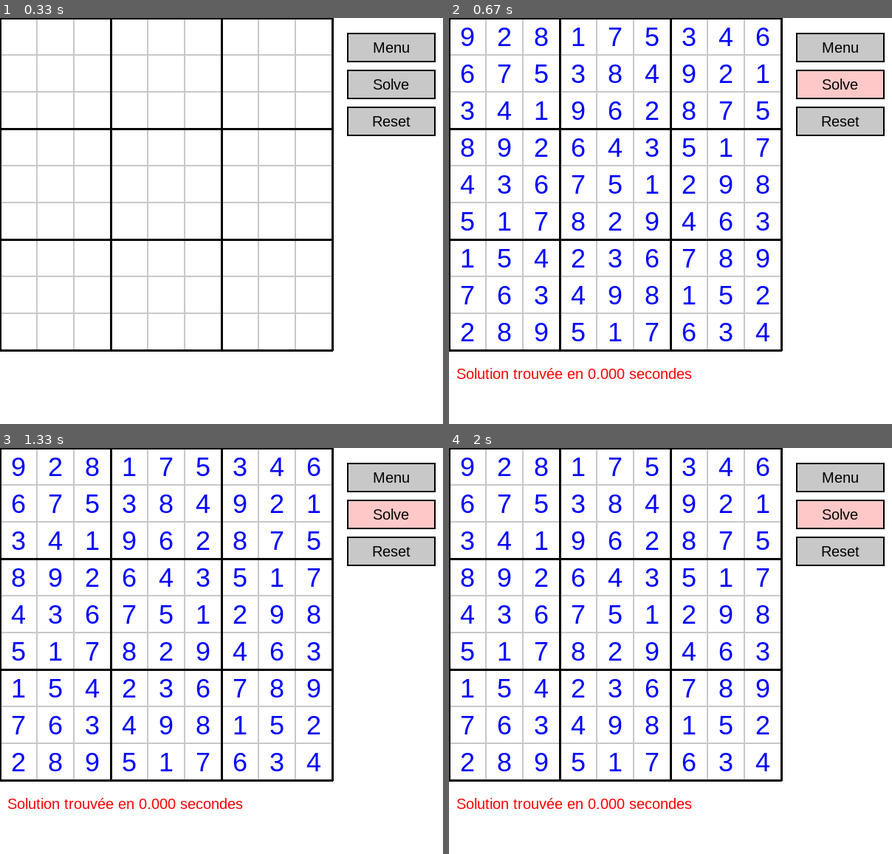
Above: before the commit, frames 1-4 (two rows, left to right).
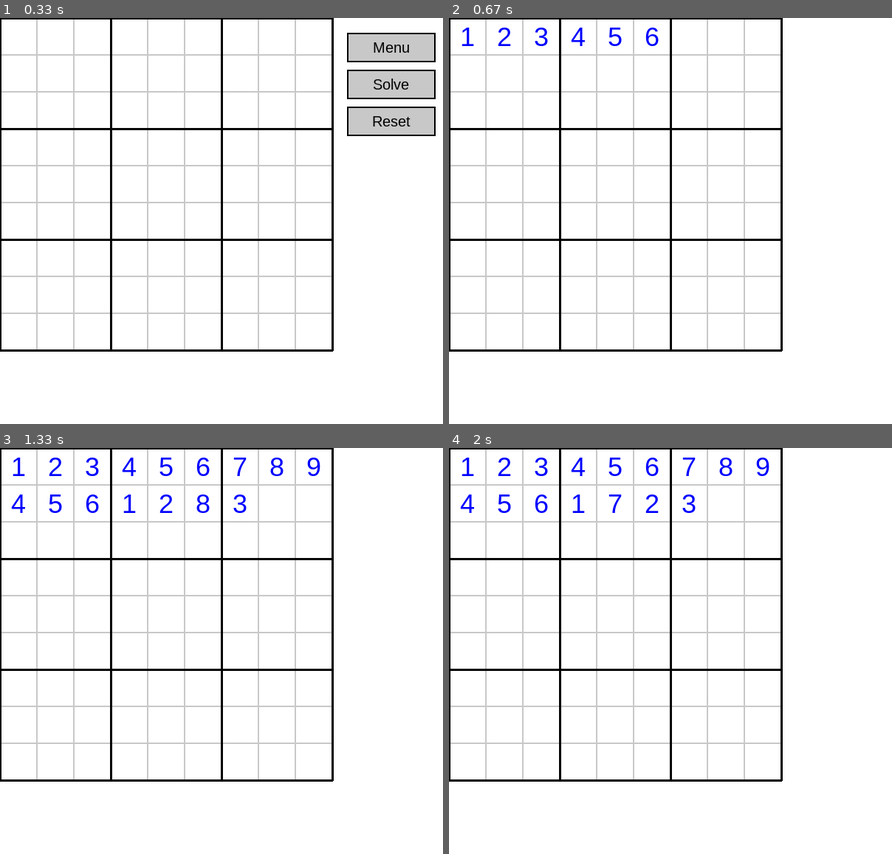
Above: after the commit, the same moments.

Repository: mohammed-zelmati/sudoku-solver
Game: pygame game, started from main.py
The game is run twice, just before and just after one commit, with the same random seed, the same clock (stepped at 60 frames per second) and the same inputs.
Inputs:
- Up to frame 1 (0.33 s): no input
- Up to frame 2 (0.67 s): click "Solve" at 0.38 s
- Up to frame 3 (1.33 s): no input
- Up to frame 4 (2 s): no input

Frame 1 is identical in both runs. In frame 2, 9.9% of the frame differs, in the area x 1-99%, y 2-89%; in frame 3, 9.9%; in frame 4, 10%.

Commit message:
Modified files : main.py and sudoku.py

Diff:
--- a/main.py
+++ b/main.py
@@ -23,6 +23,34 @@
             "expert": pygame.Rect(470, 270, 120, 40)
         }
         self.show_menu = False
+
+    def handle_mouse(self, pos: Tuple[int, int]) -> None:
+        if pos[0] < 450 and pos[1] < 450:
+            self.sudoku.handle_click(pos)
+            self.show_menu = False
+            return
+        if self.buttons["menu"].collidepoint(pos):
+            self.show_menu = not self.show_menu
+        elif self.buttons["solve"].collidepoint(pos) and not self.show_menu:
+            start_time = time.time()
+            # Utilisation de la visualisation dans la résolution
+            if self.sudoku.solve_backtracking(self.sudoku.grid, visualize=True):
+                end_time = time.time()
+                elapsed_time = end_time - start_time
+                self.sudoku.show_message(f"Solution trouvée en {elapsed_time:.3f} secondes")
+            else:
+                self.sudoku.show_message("Aucune solution !")
+        elif self.buttons["reset"].collidepoint(pos) and not self.show_menu:
+            self.sudoku.reset_grid()
+            self.sudoku.show_message("Grille réinitialisée")
+
+        if self.show_menu:
+            for level, rect in self.menu_buttons.items():
+                if rect.collidepoint(pos):
+                    self.sudoku.generate_grid(level)
+                    self.sudoku.show_message(f"Grille {level} générée!")
+                    self.show_menu = False
+                    break
 
     def draw_button(self, rect: pygame.Rect, text: str, color: Tuple[int, int, int], hover: bool = False) -> None:
         pygame.draw.rect(self.screen, (255, 200, 200) if hover else color, rect)
@@ -50,33 +78,6 @@
             self.draw_interface(mouse_pos)
             pygame.display.flip()
 
-    def handle_mouse(self, pos: Tuple[int, int]) -> None:
-        if pos[0] < 450 and pos[1] < 450:
-            self.sudoku.handle_click(pos)
-            self.show_menu = False
-            return
-        if self.buttons["menu"].collidepoint(pos):
-            self.show_menu = not self.show_menu
-        elif self.buttons["solve"].collidepoint(pos) and not self.show_menu:
-            start_time = time.time()  # Début de la mesure du temps
-            if self.sudoku.solve_backtracking(self.sudoku.grid):
-                end_time = time.time()  # Fin de la mesure du temps
-                elapsed_time = end_time - start_time
-                self.sudoku.show_message(f"Solution trouvée en {elapsed_time:.3f} secondes")
-            else:
-                self.sudoku.show_message("Aucune solution !")
-        elif self.buttons["reset"].collidepoint(pos) and not self.show_menu:
-            self.sudoku.reset_grid()
-            self.sudoku.show_message("Grille réinitialisée")
-
-        if self.show_menu:
-            for level, rect in self.menu_buttons.items():
-                if rect.collidepoint(pos):
-                    self.sudoku.generate_grid(level)
-                    self.sudoku.show_message(f"Grille {level} générée!")
-                    self.show_menu = False
-                    break
-
     def draw_interface(self, mouse_pos: Tuple[int, int]) -> None:
         for key, rect in self.buttons.items():
             hover = rect.collidepoint(mouse_pos) and (key != "menu" or not self.show_menu)
--- a/sudoku.py
+++ b/sudoku.py
@@ -11,6 +11,76 @@
         self.messages: List[str] = []
         self.selected_cell: Optional[Tuple[int, int]] = None
 
+    def solve_backtracking(self, grid: List[List[int]], visualize: bool = False) -> bool:
+        """
+        Résout la grille de Sudoku par backtracking non optimisé
+        Args:
+            grid: Grille 9x9 à résoudre
+            visualize: Si True, montre les étapes de résolution
+        Returns:
+            bool: True si une solution est trouvée, False sinon
+        """
+        # Trouver une case vide
+        empty = self.find_empty(grid)
+        if not empty:
+            return True  # Plus de case vide = grille résolue
+
+        row, col = empty
+
+        # Essayer chaque nombre de 1 à 9
+        for num in range(1, 10):
+            # Vérifier si le nombre peut être placé
+            if self.is_valid(grid, row, col, num):
+                # Placer le nombre
+                grid[row][col] = num
+
+                # Visualisation optionnelle
+                if visualize:
+                    self.draw_grid()
+                    pygame.display.flip()
+                    pygame.time.wait(50)  # Pause pour voir l'évolution
+
+                # Continuer récursivement
+                if self.solve_backtracking(grid, visualize):
+                    return True
+
+                # Si échec, retirer le nombre (backtrack)
+                grid[row][col] = 0
+
+        return False  # Aucune solution trouvée
+
+    def find_empty(self, grid: List[List[int]]) -> Optional[Tuple[int, int]]:
+        """Trouve la première case vide dans la grille"""
+        for i in range(9):
+            for j in range(9):
+                if grid[i][j] == 0:
+                    return (i, j)
+        return None
+
+    def is_valid(self, grid: List[List[int]], row: int, col: int, num: int) -> bool:
+        """Vérifie si placer 'num' à la position (row, col) est valide"""
+        return (
+            self.valid_row(grid, row, num) and
+            self.valid_col(grid, col, num) and
+            self.valid_square(grid, row - row % 3, col - col % 3, num)
+        )
+
+    def valid_row(self, grid: List[List[int]], row: int, num: int) -> bool:
+        """Vérifie si 'num' n'est pas déjà dans la ligne"""
+        return num not in grid[row]
+
+    def valid_col(self, grid: List[List[int]], col: int, num: int) -> bool:
+        """Vérifie si 'num' n'est pas déjà dans la colonne"""
+        return all(row[col] != num for row in grid)
+
+    def valid_square(self, grid: List[List[int]], start_row: int, start_col: int, num: int) -> bool:
+        """Vérifie si 'num' n'est pas déjà dans le carré 3x3"""
+        for i in range(3):
+            for j in range(3):
+                if grid[start_row + i][start_col + j] == num:
+                    return False
+        return True
+
     def show_message(self, message: str) -> None:
         self.messages.append(message)
 
@@ -23,10 +93,8 @@
             y += 25
 
     def reset_grid(self) -> None:
-        # self.grid = [row.copy() for row in self.original_grid]
-        # Réinitialise toutes les cases de la grille à zéro (cases vides)
         self.grid = [[0] * 9 for _ in range(9)]
-        self.messages = []  # Efface tous les messages
+        self.messages = []
 
     def generate_grid(self, difficulty: str) -> None:
         self.original_grid = self.create_sudoku_grid()
@@ -38,46 +106,6 @@
         grid = [[0] * 9 for _ in range(9)]
         self.solve_backtracking(grid)
         return grid
-
-    def solve_backtracking(self, grid: List[List[int]]) -> bool:
-        empty = self.find_empty(grid)
-        if not empty:
-            return True
-        row, col = empty
-        for num in random.sample(range(1, 10), 9):  # Mélange pour plus de variété
-            if self.is_valid(grid, row, col, num):
-                grid[row][col] = num
-                if self.solve_backtracking(grid):
-                    return True
-                grid[row][col] = 0
-        return False
-
-    def find_empty(self, grid: List[List[int]]) -> Optional[Tuple[int, int]]:
-        for i in range(9):
-            for j in range(9):
-                if grid[i][j] == 0:
-                    return (i, j)
-        return None
-
-    def is_valid(self, grid: List[List[int]], row: int, col: int, num: int) -> bool:
-        return (
-            self.valid_row(grid, row, num) and
-            self.valid_col(grid, col, num) and
-            self.valid_square(grid, row - row % 3, col - col % 3, num)
-        )
-
-    def valid_row(self, grid: List[List[int]], row: int, num: int) -> bool:
-        return num not in grid[row]
-
-    def valid_col(self, grid: List[List[int]], col: int, num: int) -> bool:
-        return all(row[col] != num for row in grid)
-
-    def valid_square(self, grid: List[List[int]], start_row: int, start_col: int, num: int) -> bool:
-        for i in range(3):
-            for j in range(3):
-                if grid[start_row + i][start_col + j] == num:
-                    return False
-        return True
 
     def remove_numbers(self, count: int) -> None:
         attempts = 0
--- /dev/null
+++ b/test_ForceBrute.py
@@ -0,0 +1,59 @@
+import itertools
+import time
+
+def verifier_solution(grille):
+    # Vérifie si une solution respecte les règles du Sudoku
+    for ligne in grille:
+        if len(set(ligne)) != 9:  # Vérifie l'unicité des chiffres dans une ligne
+            return False
+    for colonne in range(9):
+        if len(set(grille[i][colonne] for i in range(9))) != 9:  # Vérifie l'unicité des chiffres dans une colonne
+            return False
+    for bloc_ligne in range(0, 9, 3):
+        for bloc_colonne in range(0, 9, 3):
+            bloc = [grille[i][j] for i in range(bloc_ligne, bloc_ligne + 3) for j in range(bloc_colonne, bloc_colonne + 3)]
+            if len(set(bloc)) != 9:  # Vérifie l'unicité des chiffres dans un bloc 3x3
+                return False
+    return True
+
+def force_brute_sudoku(grille_initiale):
+    # Transforme les cases vides (0) en espaces pour exploration
+    cases_vides = [(i, j) for i in range(9) for j in range(9) if grille_initiale[i][j] == 0]
+
+    chiffres_possibles = [1, 2, 3, 4, 5, 6, 7, 8, 9]
+    combinaisons = itertools.product(chiffres_possibles, repeat=len(cases_vides))
+
+    for combinaison in combinaisons:
+        grille = [ligne[:] for ligne in grille_initiale]
+        for index, (i, j) in enumerate(cases_vides):
+            grille[i][j] = combinaison[index]
+        if verifier_solution(grille):
+            return grille
+    return None
+
+# Exemple d'une grille simple avec des cases vides
+grille = [
+    [5, 3, 0, 0, 7, 0, 0, 0, 0],
+    [6, 0, 0, 1, 9, 5, 0, 0, 0],
+    [0, 9, 8, 0, 0, 0, 0, 6, 0],
+    [8, 0, 0, 0, 6, 0, 0, 0, 3],
+    [4, 0, 0, 8, 0, 3, 0, 0, 1],
+    [7, 0, 0, 0, 2, 0, 0, 0, 6],
+    [0, 6, 0, 0, 0, 0, 2, 8, 0],
+    [0, 0, 0, 4, 1, 9, 0, 0, 5],
+    [0, 0, 0, 0, 8, 0, 0, 7, 9]
+]
+
+# Mesurer le temps d'exécution
+debut = time.time()
+solution = force_brute_sudoku(grille)
+fin = time.time()
+
+if solution:
+    print("Solution trouvée :")
+    for ligne in solution:
+        print(ligne)
+else:
+    print("Aucune solution trouvée.")
+
+print(f"Temps d'exécution : {fin - debut:.2f} secondes")
